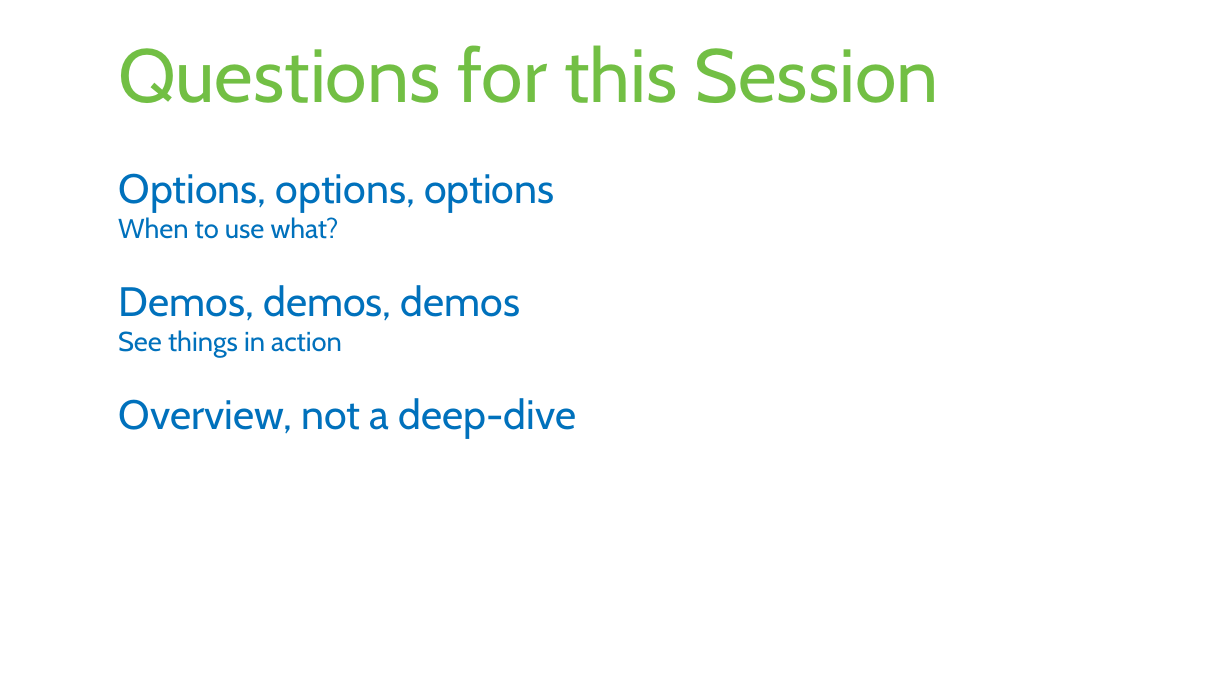
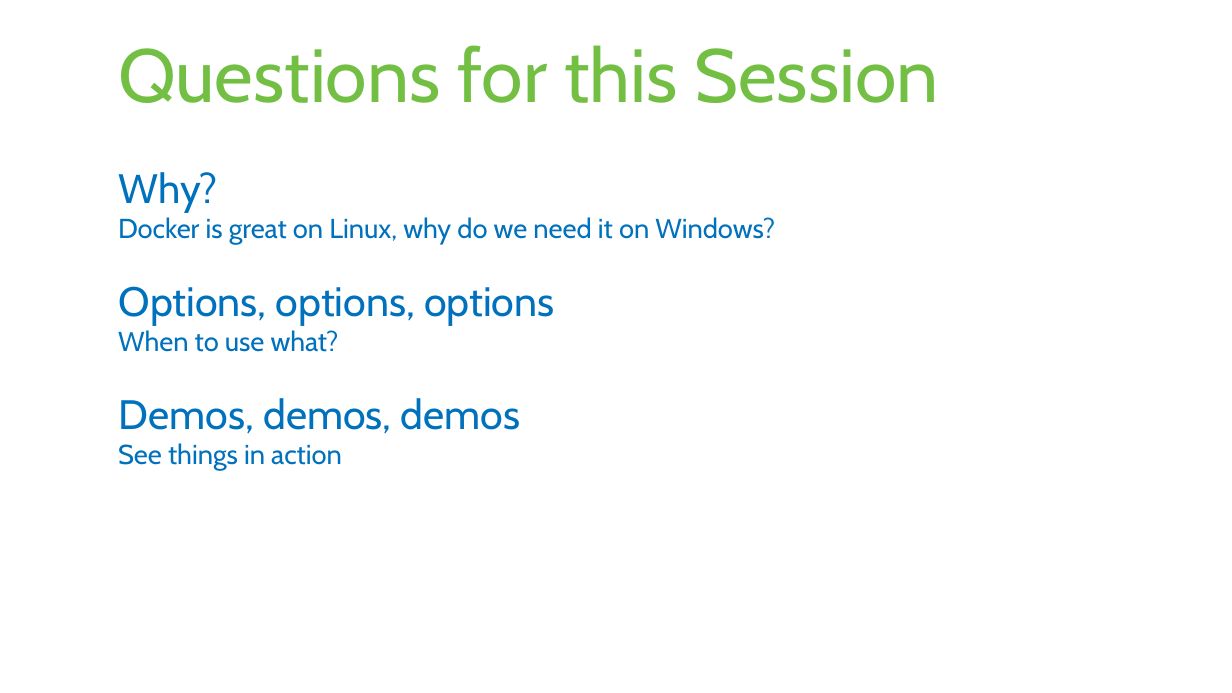
Before and after one commit to rstropek/DockerVS2015Intro, a slide deck: slide 3 of slides/Containers-Microsoft-Universe.pptx. Drawn at 1232x693 pixels with LibreOffice and Linux fonts; fonts in the diff are those of the drawing. Boxes give left, top, right and bottom in pixels: in the first picture for what was removed or moved away, otherwise in the second. Text is boxed around its words. In the diff, an @@ line names an element or a change of style, - is before the commit and + after.

```diff
--- a/slides/Containers-Microsoft-Universe.pptx
+++ b/slides/Containers-Microsoft-Universe.pptx
@@ text at (x1=118, y1=172, x2=775, y2=244): paragraphs added @@
+Why?
+  Docker is great on Linux, why do we need it on Windows?
@@ text at (x1=119, y1=398, x2=576, y2=438): paragraph removed @@
-Overview, not a deep-dive
```
Also in this commit, not shown: 1 other slide changed, 1 slide added.
